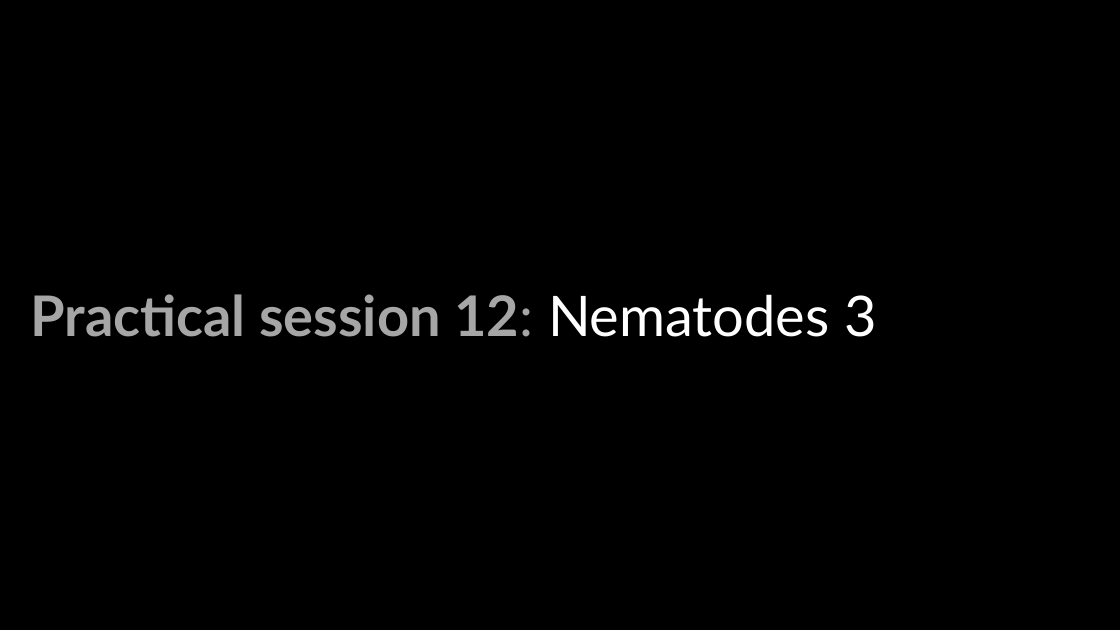
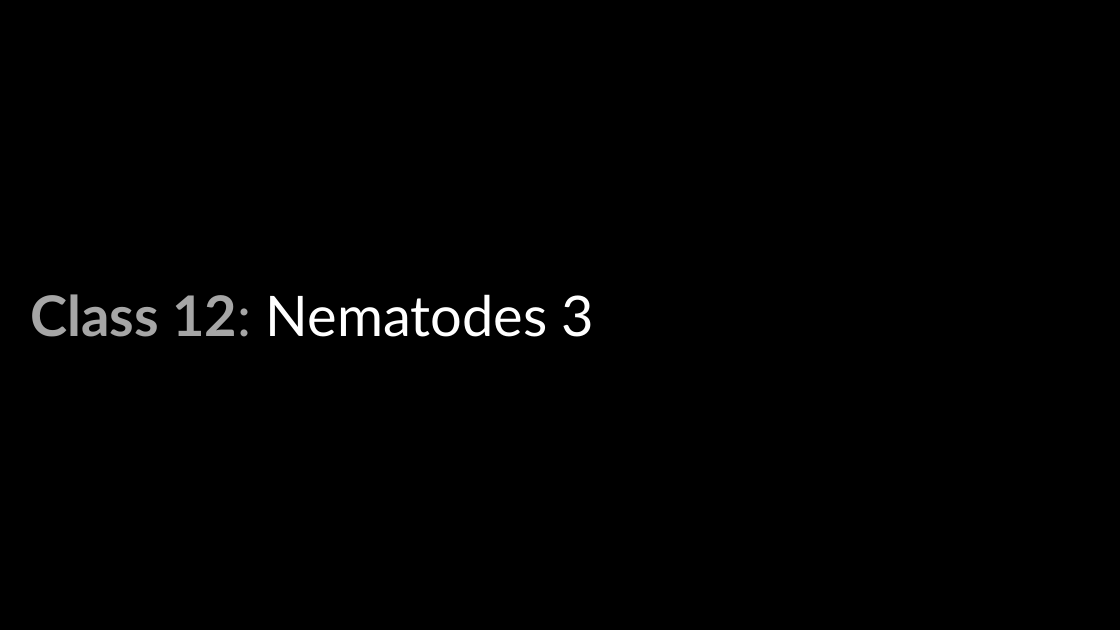
Before and after one commit to wood-lab/fish_406, a slide deck: slide 6 of docs/lectures/in-class_activities/class_12.pptx (slide 8 before the commit). Drawn at 1120x630 pixels with LibreOffice and Linux fonts; fonts in the diff are those of the drawing. Boxes give left, top, right and bottom in pixels: in the first picture for what was removed or moved away, otherwise in the second. Text is boxed around its words. In the diff, an @@ line names an element or a change of style, - is before the commit and + after.

Commit message:
updating agenda and ppt for class 12

```diff
--- a/docs/lectures/in-class_activities/class_12.pptx
+++ b/docs/lectures/in-class_activities/class_12.pptx
@@ text at bbox=[30, 294, 594, 337]: text changed; text colour #A6A6A6 to #FFFFFF; bold off @@
-Practical session 12: Nematodes 3
+Class 12: Nematodes 3
```
Also in this commit, not shown: 1 other slide changed, 2 slides removed, 11 other files.
